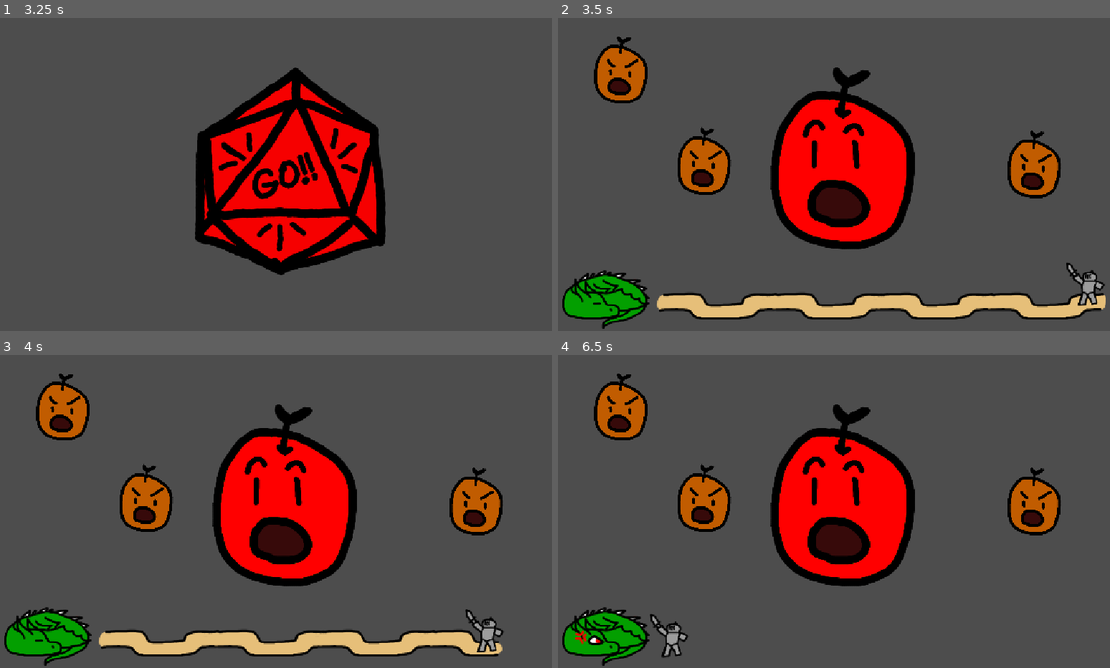
Above: before the commit, frames 1-4 (two rows, left to right).
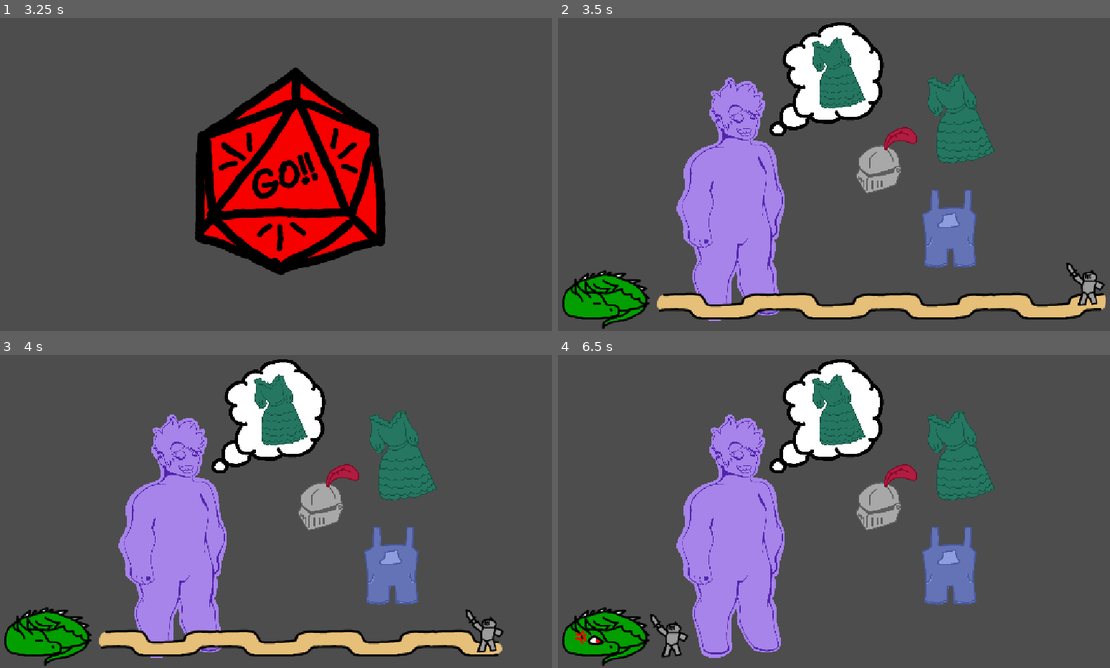
Above: after the commit, the same moments.

Repository: Sharpy796/acm-gamejam-2026
Game: Godot game, scene res://scenes/titlescreen.tscn
The game is run twice, just before and just after one commit, with the same random seed, the same clock (stepped at 60 frames per second) and the same inputs.
Inputs (mouse positions are in pixels of both pictures, inside the frame that each line leads up to):
- Up to frame 1 (3.25 s): click (358, 240) at 0.5 s; click (165, 174) at 1.25 s; tap Enter at 2 s; move the mouse to (402, 152) at 2.02 s; click (402, 152) at 2.17 s; tap Space at 2.27, 2.75, 3.02 s; move the mouse to (160, 187) at 2.77 s; click (160, 187) at 2.92 s
- Up to frame 2 (3.5 s): no input
- Up to frame 3 (4 s): move the mouse to (336, 436) at 3.52 s; click (336, 436) at 3.67 s
- Up to frame 4 (6.5 s): move the mouse to (806, 570) at 4.27 s; click (806, 570) at 4.42 s; tap Space at 4.52, 5.27, 6.02 s; move the mouse to (1005, 555) at 5.02 s; click (1005, 555) at 5.17 s; move the mouse to (662, 458) at 5.77 s; click (662, 458) at 5.92 s

Frame 1 is identical in both runs. In frame 2, 31% of the frame differs, in the area x 6-92%, y 1-97%; in frame 3, 31%; in frame 4, 32%.

Commit message:
feat: added sprites to dressup

Diff:
--- a/scenes/minigames/dressUp/minigameDressUp.gd
+++ b/scenes/minigames/dressUp/minigameDressUp.gd
@@ -2,12 +2,17 @@
 
 signal minigame_completed
 @onready var timer: Timer = get_node("Timer")
+@onready var clothing: AnimatedSprite2D = get_node("Clothing")
+@onready var thought: AnimatedSprite2D = get_node("Thought")
 var random = RandomNumberGenerator.new()
 var outfit = -1
 
 # Called when the node enters the scene tree for the first time.
 func _ready() -> void:
-	outfit = randi() % 2
+	outfit = randi_range(0,2)
+	thought.frame = outfit
+	thought.show()
+	clothing.hide()
 	frame = 0
 
 
@@ -19,7 +24,13 @@
 	Globals.transitionOutOfMinigame()
 
 func succeed():
-	frame = 1 # happy sprite
+	thought.hide()
+	clothing.show()
+	clothing.frame = outfit
+	if outfit == 1:
+		frame = 3
+	else:
+		frame = 1
 	timer.wait_time = 1.5*Globals.getTimerAdjustment()
 	timer.one_shot = true
 	timer.start()
--- a/scenes/minigames/dressUp/minigameDressUp.tscn
+++ b/scenes/minigames/dressUp/minigameDressUp.tscn
@@ -1,21 +1,72 @@
 [gd_scene format=3 uid="uid://b7d6gin30g437"]
 
+[ext_resource type="Texture2D" uid="uid://cqqdhse4tdqdl" path="res://assets/minigameDressUp/MimicMatthew.png" id="1_m8ovm"]
 [ext_resource type="PackedScene" uid="uid://b8grj3hlb0vm8" path="res://scenes/transitions/timer.tscn" id="1_sefyb"]
-[ext_resource type="Texture2D" uid="uid://dsrecml5kfmnq" path="res://assets/stuffnthings/cherryshock.png" id="1_unvj8"]
 [ext_resource type="Script" uid="uid://duph7mv32k6u5" path="res://scenes/minigames/dressUp/minigameDressUp.gd" id="2_bvvuo"]
-[ext_resource type="Texture2D" uid="uid://ck2jtttb24pjl" path="res://assets/stuffnthings/orangy.png" id="3_bvvuo"]
+[ext_resource type="Texture2D" uid="uid://c8l3hta563aw7" path="res://assets/minigameDressUp/MimicMatthewSuccess.png" id="2_hl430"]
+[ext_resource type="Texture2D" uid="uid://bar4ornfflfok" path="res://assets/minigameDressUp/MatthewMimicHairless.png" id="3_t86n1"]
+[ext_resource type="Texture2D" uid="uid://wo3kwphmawqk" path="res://assets/minigameDressUp/MimicMatthewSuccessHelmet.png" id="4_g36te"]
 [ext_resource type="Script" uid="uid://d3d8jsxvqab2w" path="res://scenes/minigames/dressUp/outfit_0.gd" id="5_068jf"]
+[ext_resource type="Texture2D" uid="uid://deagsqecskkei" path="res://assets/minigameDressUp/ClothingDress.png" id="6_e26u1"]
 [ext_resource type="Script" uid="uid://tx8tadh6qnj3" path="res://scenes/minigames/dressUp/outfit_1.gd" id="6_yh0pg"]
 [ext_resource type="Script" uid="uid://g4j44o2vnn5g" path="res://scenes/minigames/dressUp/outfit_2.gd" id="7_iltkt"]
+[ext_resource type="Texture2D" uid="uid://b50rq6v0h0qhh" path="res://assets/minigameDressUp/ClothingHelmet.png" id="7_p6u7x"]
+[ext_resource type="Texture2D" uid="uid://g1462xm01aj" path="res://assets/minigameDressUp/ClothingOveralls.png" id="8_jeu1h"]
+[ext_resource type="Texture2D" uid="uid://dhinlx7f8nvei" path="res://assets/minigameDressUp/thoughtDress.png" id="9_p6u7x"]
+[ext_resource type="Texture2D" uid="uid://bvnxpftn84y6u" path="res://assets/minigameDressUp/thoughtHelmet.png" id="10_jeu1h"]
+[ext_resource type="Texture2D" uid="uid://bjfhdvwl8r82u" path="res://assets/minigameDressUp/miniDress.png" id="10_t86n1"]
+[ext_resource type="Texture2D" uid="uid://c1v42hf1w6m1y" path="res://assets/minigameDressUp/thoughtOveralls.png" id="11_rot8g"]
+[ext_resource type="Texture2D" uid="uid://crseu7xvipalm" path="res://assets/minigameDressUp/miniHelmet.png" id="12_g36te"]
+[ext_resource type="Texture2D" uid="uid://cses5xy1hkwp2" path="res://assets/minigameDressUp/miniOveralls.png" id="14_e26u1"]
 
 [sub_resource type="SpriteFrames" id="SpriteFrames_fgrfx"]
 animations = [{
 "frames": [{
 "duration": 1.0,
-"texture": ExtResource("1_unvj8")
+"texture": ExtResource("1_m8ovm")
 }, {
 "duration": 1.0,
-"texture": ExtResource("3_bvvuo")
+"texture": ExtResource("2_hl430")
+}, {
+"duration": 1.0,
+"texture": ExtResource("3_t86n1")
+}, {
+"duration": 1.0,
+"texture": ExtResource("4_g36te")
+}],
+"loop": 1,
+"name": &"default",
+"speed": 5.0
+}]
+
+[sub_resource type="SpriteFrames" id="SpriteFrames_lfxu0"]
+animations = [{
+"frames": [{
+"duration": 1.0,
+"texture": ExtResource("6_e26u1")
+}, {
+"duration": 1.0,
+"texture": ExtResource("7_p6u7x")
+}, {
+"duration": 1.0,
+"texture": ExtResource("8_jeu1h")
+}],
+"loop": 1,
+"name": &"default",
+"speed": 5.0
+}]
+
+[sub_resource type="SpriteFrames" id="SpriteFrames_hjb8m"]
+animations = [{
+"frames": [{
+"duration": 1.0,
+"texture": ExtResource("9_p6u7x")
+}, {
+"duration": 1.0,
+"texture": ExtResource("10_jeu1h")
+}, {
+"duration": 1.0,
+"texture": ExtResource("11_rot8g")
 }],
 "loop": 1,
 "name": &"default",
@@ -25,56 +76,65 @@
 [node name="Node2D" type="Node2D" unique_id=224003325]
 
 [node name="AnimatedSprite2D" type="AnimatedSprite2D" parent="." unique_id=1426536134]
-position = Vector2(591, 301)
-scale = Vector2(0.36895674, 0.36895674)
+position = Vector2(384, 378)
+scale = Vector2(0.23255245, 0.23255251)
 sprite_frames = SubResource("SpriteFrames_fgrfx")
 script = ExtResource("2_bvvuo")
 
 [node name="Timer" type="Timer" parent="AnimatedSprite2D" unique_id=1926184147]
 
+[node name="Clothing" type="AnimatedSprite2D" parent="AnimatedSprite2D" unique_id=947565475]
+visible = false
+sprite_frames = SubResource("SpriteFrames_lfxu0")
+
+[node name="Thought" type="AnimatedSprite2D" parent="AnimatedSprite2D" unique_id=663904796]
+position = Vector2(747.4379, -1013.39703)
+sprite_frames = SubResource("SpriteFrames_hjb8m")
+
 [node name="timer" parent="." unique_id=1188562089 instance=ExtResource("1_sefyb")]
 position = Vector2(579, 577)
 
-[node name="CanvasGroup" type="CanvasGroup" parent="." unique_id=594464506]
-
 [node name="Outfit0" type="Sprite2D" parent="." unique_id=1157564875]
-position = Vector2(145, 122.99999)
-scale = Vector2(0.137037, 0.137037)
-texture = ExtResource("3_bvvuo")
+position = Vector2(827.82404, 220.78767)
+scale = Vector2(0.2942874, 0.2942874)
+texture = ExtResource("10_t86n1")
 script = ExtResource("5_068jf")
 
 [node name="ButtonOutfit0" type="Button" parent="Outfit0" unique_id=793473081]
 modulate = Color(1, 1, 1, 0)
-offset_left = -394.0542
-offset_top = -496.21637
-offset_right = 394.0542
-offset_bottom = 496.21637
+offset_left = -218.91943
+offset_top = -313.7839
+offset_right = 218.91943
+offset_bottom = 313.78384
+metadata/_edit_use_anchors_ = true
 
 [node name="Outfit1" type="Sprite2D" parent="." unique_id=568203326]
-position = Vector2(312, 307)
-scale = Vector2(0.137037, 0.137037)
-texture = ExtResource("3_bvvuo")
+position = Vector2(677.82416, 305.7877)
+scale = Vector2(0.40943134, 0.40943134)
+texture = ExtResource("12_g36te")
 script = ExtResource("6_yh0pg")
 
 [node name="ButtonOutfit1" type="Button" parent="Outfit1" unique_id=1532678503]
 modulate = Color(1, 1, 1, 0)
-offset_left = -394.0542
-offset_top = -496.21637
-offset_right = 394.0542
-offset_bottom = 496.21637
+offset_left = -153.24329
+offset_top = -167.83783
+offset_right = 153.24329
+offset_bottom = 167.83783
+metadata/_edit_use_anchors_ = true
 
 [node name="Outfit2" type="Sprite2D" parent="." unique_id=303766211]
-position = Vector2(975, 313)
-scale = Vector2(0.137037, 0.137037)
-texture = ExtResource("3_bvvuo")
+position = Vector2(805, 442)
+scale = Vector2(0.47158906, 0.47158906)
+texture = ExtResource("14_e26u1")
 script = ExtResource("7_iltkt")
 
 [node name="ButtonOutfit2" type="Button" parent="Outfit2" unique_id=361312892]
 modulate = Color(1, 1, 1, 0)
-offset_left = -394.0542
-offset_top = -496.21637
-offset_right = 394.0542
-offset_bottom = 496.21637
+offset_left = -114.13365
+offset_top = -169.18901
+offset_right = 119.37953
+offset_bottom = 166.48677
+metadata/_edit_use_anchors_ = true
 
 [connection signal="minigame_completed" from="AnimatedSprite2D" to="timer" method="_on_animated_sprite_2d_minigame_completed"]
 [connection signal="timeout" from="AnimatedSprite2D/Timer" to="AnimatedSprite2D" method="_on_timer_timeout"]
Binary file changed: assets/minigameDressUp/miniOveralls.png
Binary file added: assets/minigameDressUp/thoughtDress.png
Not shown, added: assets/minigameDressUp/thoughtDress.png.import
Binary file added: assets/minigameDressUp/thoughtHelmet.png
Not shown, added: assets/minigameDressUp/thoughtHelmet.png.import
Binary file added: assets/minigameDressUp/thoughtOveralls.png
Not shown, added: assets/minigameDressUp/thoughtOveralls.png.import
